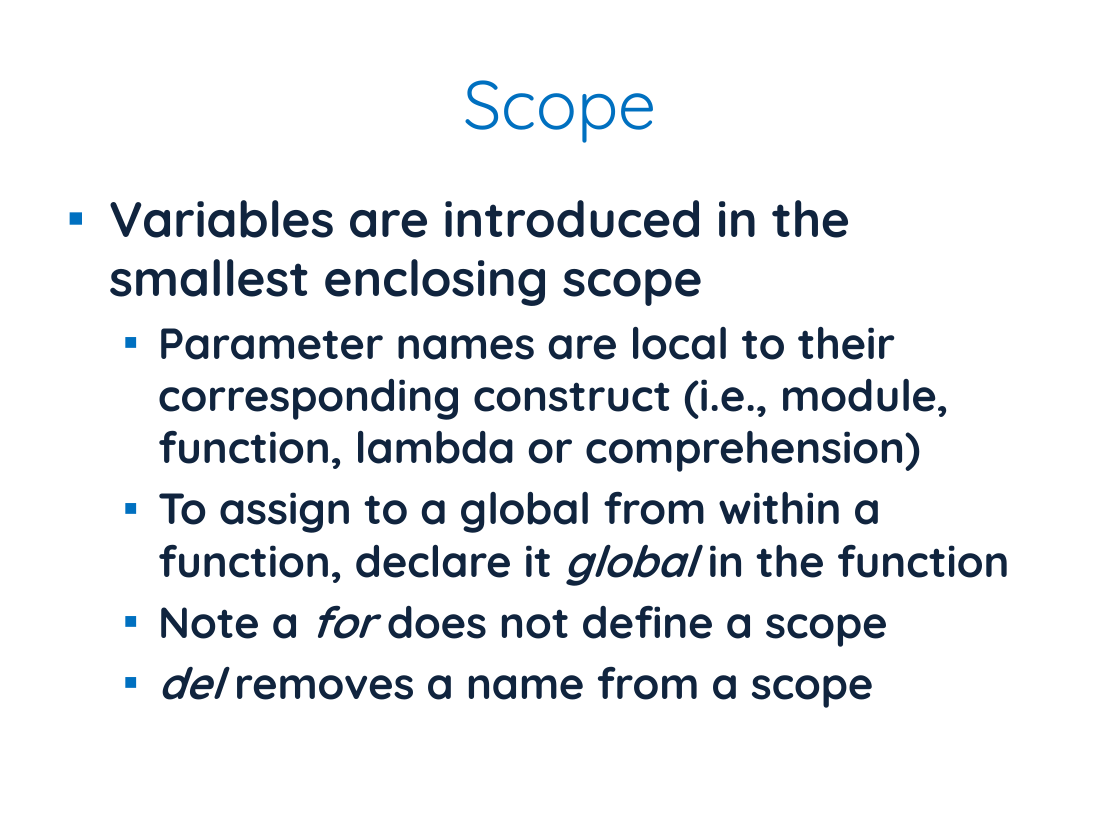
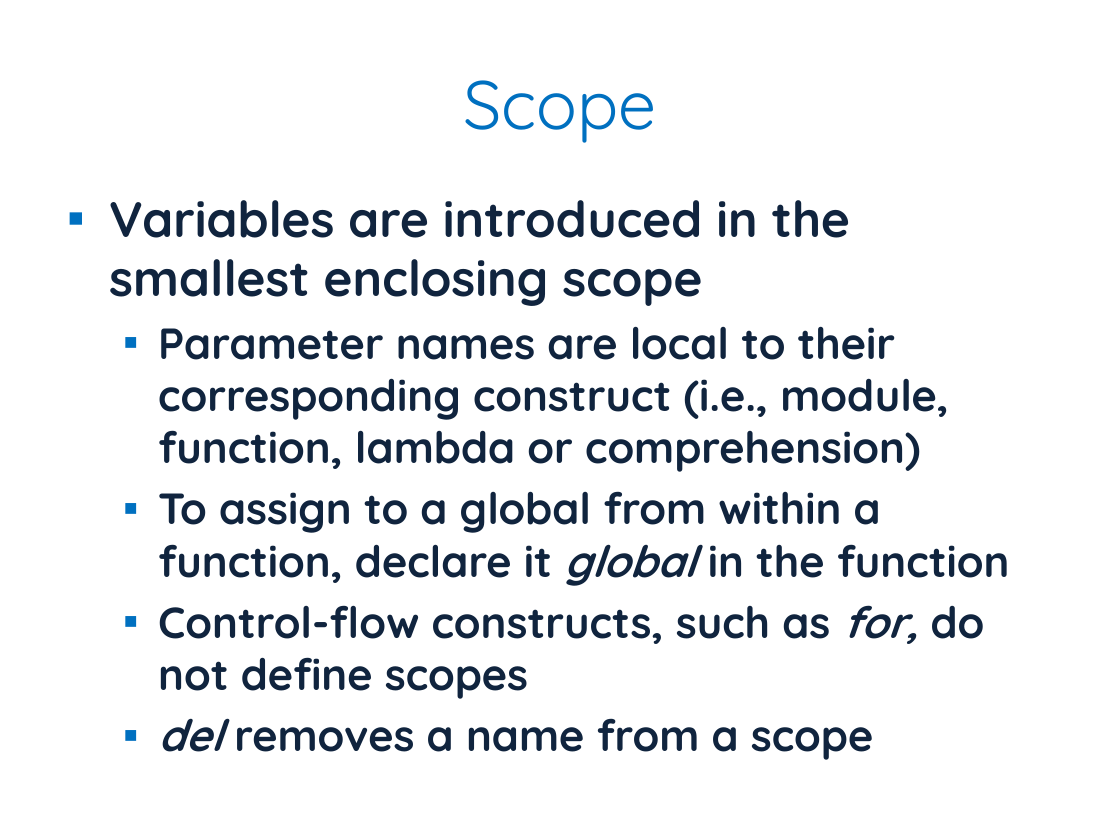
Before and after one commit to JonJagger/two-day-courses, a slide deck: slide 29 of pf/Python Foundation.pptx. Drawn at 1120x840 pixels with LibreOffice and Linux fonts; fonts in the diff are those of the drawing. Boxes give left, top, right and bottom in pixels: in the first picture for what was removed or moved away, otherwise in the second. Text is boxed around its words. In the diff, an @@ line names an element or a change of style, - is before the commit and + after.

```diff
--- a/pf/Python Foundation.pptx
+++ b/pf/Python Foundation.pptx
@@ text at [158,605,985,699]: text changed @@
-  ▪ Note a for does not define a scope
+  ▪ Control-flow constructs, such as for, do not define scopes
```
Also in this commit, not shown: 7 other slides changed, 1 other file.
